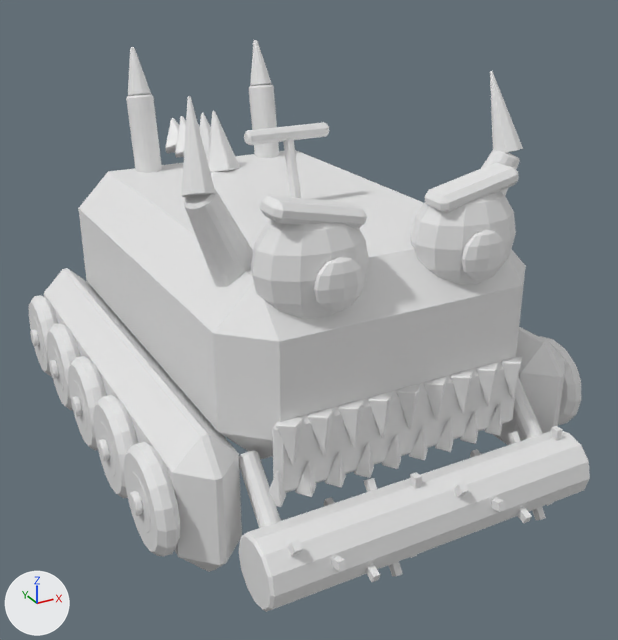
An edit to the FBX model art/tools/out/mowzilla.fbx, drawn before and after from the same camera.
Rendered twice from a 50 mm camera at (-6.08, -13.04, 7.67) aimed at (0.14, -1.73, 2.01). Every picture has the same lights, and +X, +Y and +Z are marked at lower left. The older version comes first.

In view in the first picture: 'Accent', 'Accent2', 'Chrome', 'Dark', 'Eye', 'Metal#Drum', 'Rubber', 'Rubber#Spin6', 'Rubber#Spin7', 'SteeringWheel', 'Teeth', 'Teeth#JawBottom', 'Teeth#JawTop' and 16 more.
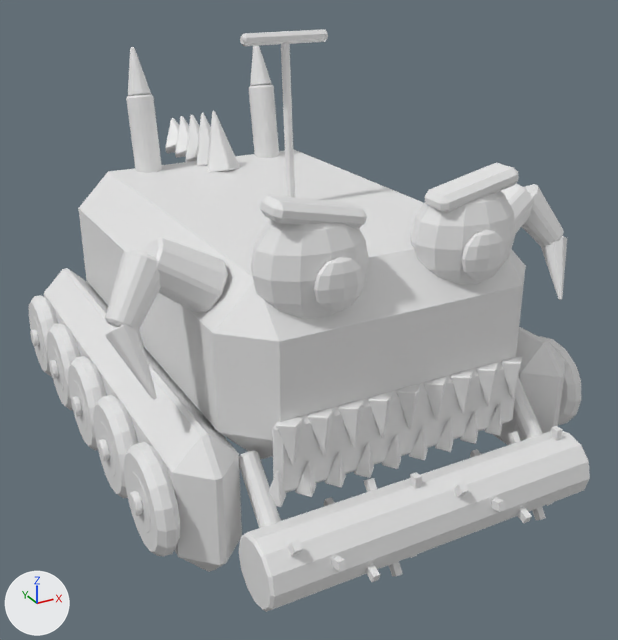
The edits, one by one:
me_dark is used by ob_dark; location (0.0, 0.0, 0.0).
me_dark had 260 vertices, 286 faces and spanned x -2.34..2.34, y -5.38..1.5, z 0.47..5.01.
me_dark now has 260 vertices, 286 faces and spans x -2.34..2.34, y -5.38..1.5, z 0.47..6.35.
me_dark part 5: 36 of 260 vertices moved; they spanned x -0.09..0.09, y -1.67..-1.23, z 3.89..5.01 and now span x -0.07..0.07, y -1.46..-1.19, z 3.9..6.35; mean shift (0.0, 0.12, 0.68); largest move (0.03, -1.23, 4.94) -> (0.03, -1.19, 6.31).
me_steeringwheel is used by ob_steeringwheel; location (0.0, 0.0, 0.0).
me_steeringwheel had 48 vertices, 50 faces and spanned x -0.7..0.7, y -1.405..-1.195, z 4.895..5.105.
me_steeringwheel now has 32 vertices, 42 faces and spans x -0.7..0.7, y -1.335..-1.165, z 6.315..6.485.
me_steeringwheel part 6: 48 vertices removed from x -0.7..0.7, y -1.405..-1.195, z 4.895..5.105.
me_steeringwheel part 7: 32 vertices added at x -0.7..0.7, y -1.335..-1.165, z 6.315..6.485.
me_teeth is used by ob_teeth; location (0.0, 0.0, 0.0).
me_teeth had 176 vertices, 200 faces and spanned x -2.61..2.61, y -3.8..-3.05, z 3.26..6.0.
me_teeth now has 272 vertices, 300 faces and spans x -3.71..3.71, y -4.12..-3.0, z 2.59..4.34.
me_teeth part 1: the loose piece of 40 vertices spanning x 2.18..2.61, y -3.8..-3.19, z 4.83..6.0 is deleted.
me_teeth part 2: the loose piece of 40 vertices spanning x -2.61..-2.18, y -3.8..-3.19, z 4.83..6.0 is deleted.
me_teeth part 3: 48 vertices removed from x 1.39..2.57, y -3.8..-3.05, z 3.26..4.97; 136 vertices added at x 2.01..3.71, y -4.12..-3.0, z 2.59..4.34.
me_teeth part 4: 48 vertices removed from x -2.57..-1.39, y -3.8..-3.05, z 3.26..4.97; 136 vertices added at x -3.71..-2.01, y -4.12..-3.0, z 2.59..4.34.

Boxes [x1, y1, x2, y2] around the edits, measured in the pictures (618 x 640 px; the box of a moved part takes in the faces that stretch with it):
'Teeth', reshaped: before [181, 71, 523, 287]; after [105, 184, 567, 399]
'Dark', reshaped (24% taller): before [239, 138, 543, 528]; after [239, 43, 543, 528]
'SteeringWheel', reshaped (25% shorter): before [244, 122, 329, 145]; after [240, 29, 328, 46]
part 1 of me_teeth, deleted: before [490, 71, 523, 153]
part 2 of me_teeth, deleted: before [181, 96, 215, 197]
part 3 of me_teeth, built on: before [481, 149, 520, 195]; after [501, 184, 567, 300]
part 4 of me_teeth, built on: before [184, 190, 253, 287]; after [105, 238, 228, 399]
part 5 of me_dark, moved or reshaped: before [283, 138, 301, 198]; after [281, 43, 295, 198]
part 6 of me_steeringwheel, deleted: before [244, 122, 329, 145]
part 7 of me_steeringwheel, added: after [240, 29, 328, 46]
